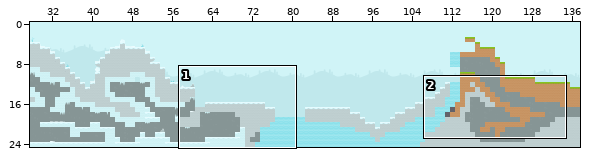
Tiled map -- assets/tilemaps/level2.tmx. The first picture is a wide view before the edit; the outline marks the close-up.
Close-up. As it was:
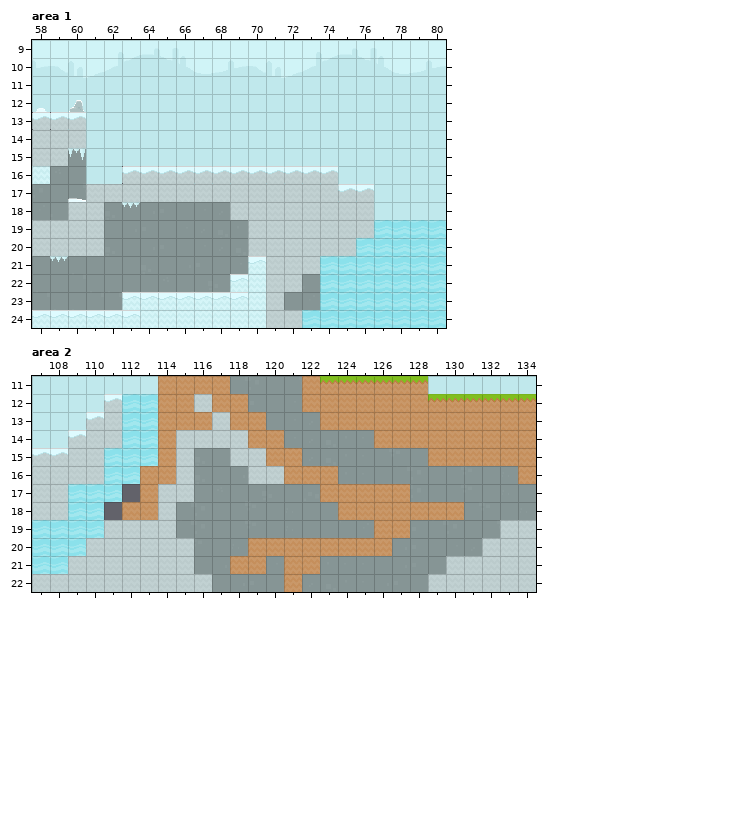
Cells are 21x21 px. Shown: area 1 x 58..80, y 9..24; area 2 x 107..134, y 11..22. The commit also changed other parts of the map, which this record leaves out.
Now the later version:
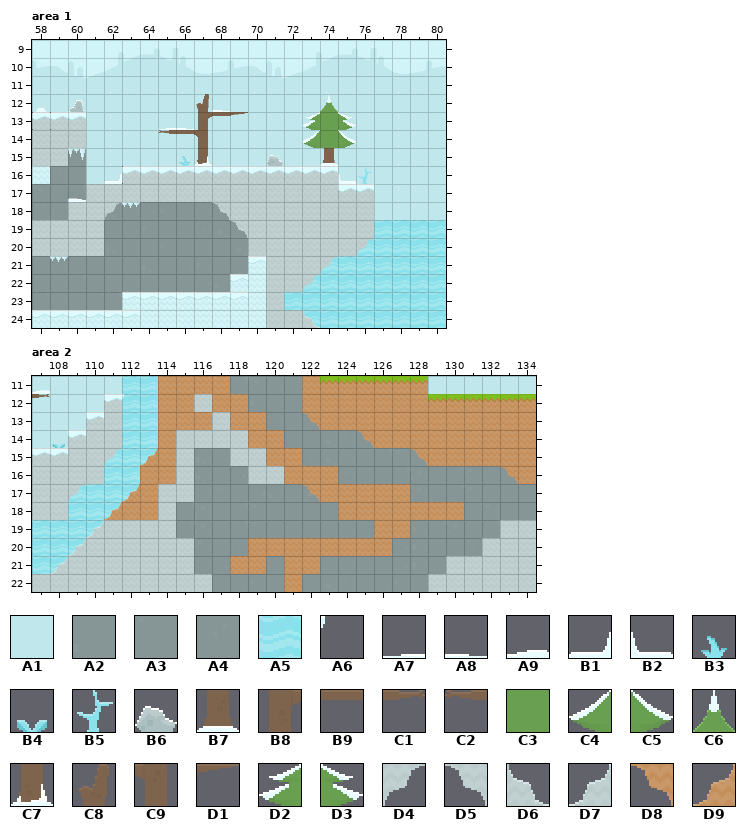
Key: from "background_spritesheet": A1 16, A2 87, A3 97, A4 98; from "tiles_spritesheet": A5 40, A6 60, A7 541, A8 543, A9 545, B1 546, B2 576, B3 600, B4 601, B5 602, B6 604, B7 632, B8 634, B9 635, C1 636, C2 637, C3 639, C4 641, C5 642, C6 660, C7 662, C8 663, C9 664, D1 666, D2 671, D3 672, D4 743, D5 744, D6 773, D7 774, D8 804, D9 834.
__ is an empty cell.
Tiles replaced or removed in this view: A1, A2, A3, A4.
The exact change:
Changed rows in their new state; .. is an unchanged cell.
Layer "backgroundLayer", area 1:
first column x 72:
22 .. A5
23 A5 A5
Layer "backgroundFlora", area 1:
first column x 62:
12 .. .. .. .. .. C8 A8 .. .. .. .. .. C6 .. ..
13 .. .. .. A7 A8 B8 B9 D1 .. .. .. D2 C3 D3 ..
14 .. .. .. C2 B9 C9 .. .. .. .. .. C4 C3 C5 ..
15 .. .. .. .. B3 C7 .. .. .. B6 .. .. B7 .. ..
16 B1 .. .. .. .. .. .. .. .. .. .. .. .. B2 B5
18 D4 .. .. .. .. .. D5 .. .. .. .. .. .. .. ..
19 .. .. .. .. .. .. .. D5 .. .. .. .. .. .. ..
20 .. .. .. .. .. .. .. .. .. .. .. .. .. .. D4
21 .. .. .. .. .. .. .. .. .. .. .. .. D4 .. ..
22 .. .. .. .. .. .. .. .. .. .. .. D4 .. .. ..
24 .. .. .. .. .. .. .. .. .. .. .. D6 .. .. ..
Layer "backgroundLayer", area 2:
first column x 112:
11 A5 A5
first column x 111:
17 .. A5
18 A5 ..
Layer "backgroundFlora", area 2:
first column x 107:
11 A9 .. .. .. .. .. .. .. .. .. .. .. .. .. .. .. .. .. .. .. .. .. .. .. .. .. ..
12 C1 .. .. .. .. .. .. .. .. .. .. .. .. .. .. .. .. .. .. .. .. .. .. .. .. .. ..
13 .. .. .. .. .. .. .. .. .. .. .. .. .. .. .. D8 .. .. .. .. .. .. .. .. .. .. ..
14 .. B4 .. .. .. .. .. .. .. .. .. .. .. .. .. .. .. .. D8 .. .. .. .. .. .. .. ..
15 .. .. .. .. D4 .. D9 .. .. .. .. .. .. .. .. .. .. .. .. .. .. D8 .. .. .. .. ..
16 .. .. .. .. .. .. .. .. .. .. .. .. .. .. .. .. .. .. .. .. .. .. .. .. .. .. D8
17 .. .. D4 .. .. D9 .. .. .. .. .. .. .. .. .. D8 .. .. .. .. .. .. .. .. .. .. ..
18 .. .. .. .. D9 .. .. .. .. .. .. .. .. .. .. .. .. .. .. .. .. .. .. .. .. .. ..
19 .. .. .. D7 .. .. .. .. .. .. .. .. .. .. .. .. .. .. .. .. .. .. .. .. .. .. ..
20 .. .. D7 .. .. .. .. .. .. .. .. .. .. .. .. .. .. .. .. .. .. .. .. .. .. .. ..
21 .. D7 .. .. .. .. .. .. .. .. .. .. .. .. .. .. .. .. .. .. .. .. .. .. .. .. ..
Layer "blockedLayer", area 2:
first column x 112:
12 A6
